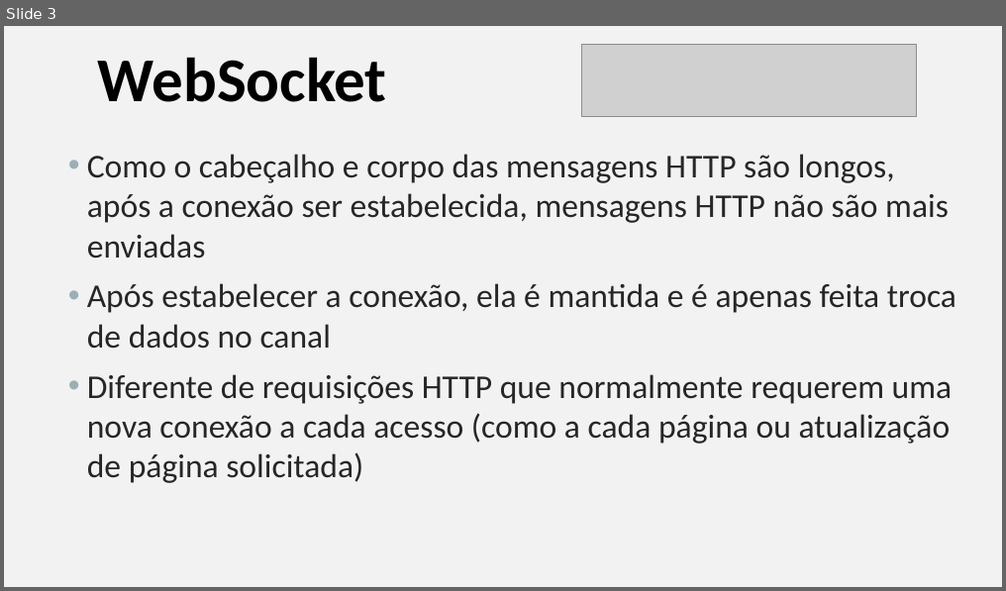
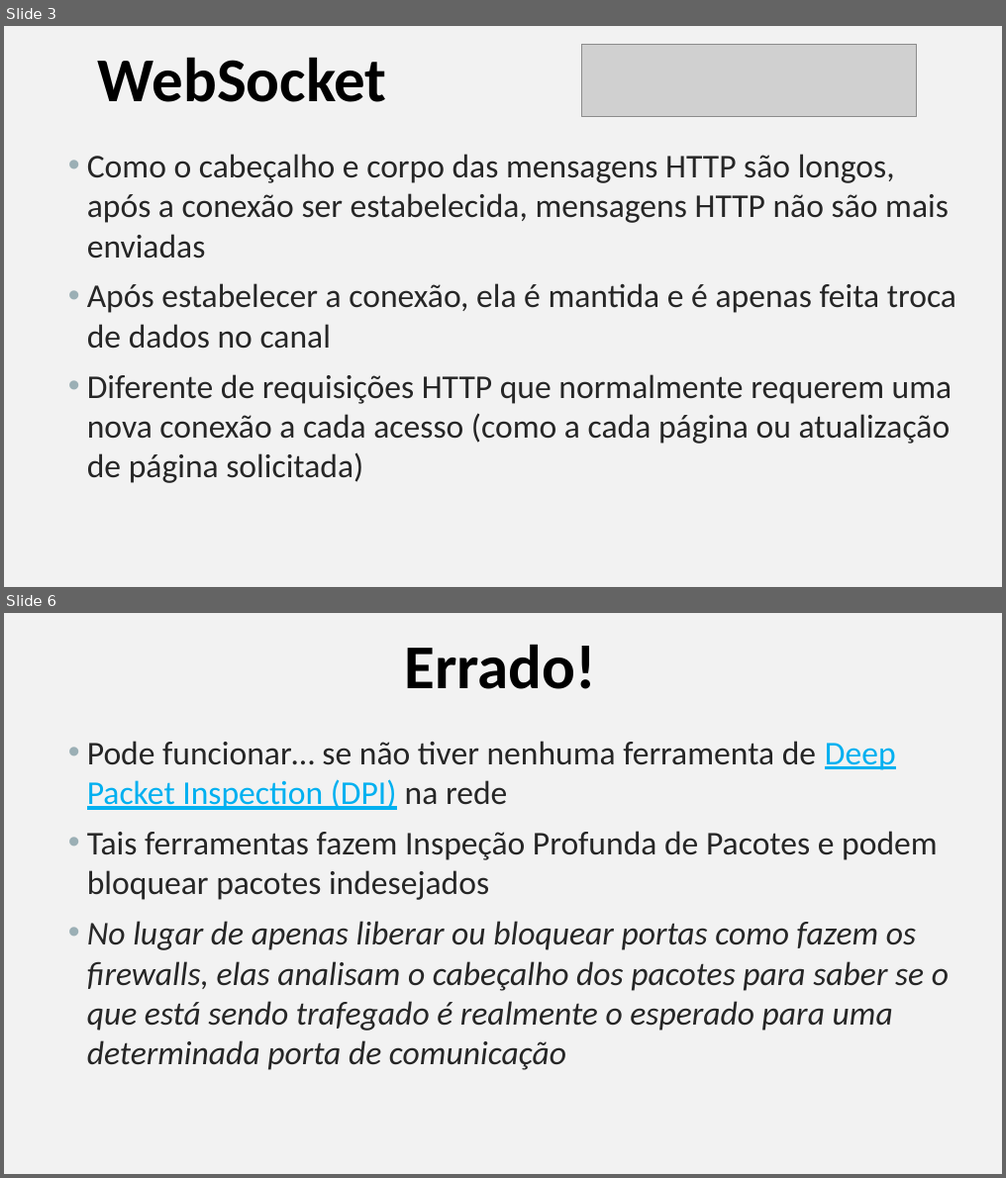
Before and after one commit to manoelcampos/sistemas-distribuidos, a slide deck: projects/02-websocket-chat-nodejs/websocket.pptx. Shown one above the other, each under a label of ours: slide 3 before the commit, slides 3 and 6 after it; the slides between them are not shown. The pictures are 1006x591 and 1006x1178 pixels, drawn with LibreOffice and Linux fonts; fonts in the diff are those of the drawing; grey boxes stand for pictures. Boxes give left, top, right and bottom in pixels: in the first picture for what was removed or moved away, otherwise in the second. Text is boxed around its words. In the diff, an @@ line names an element or a change of style, - is before the commit and + after.

Commit message:
Atualiza apresentação de WebSocket
- Mostra que ser amigável a firewalls não
  é apenas uma questão de usar a porta 80
- Fala sobre ferramentas de Deep Packet Inspection

```diff
--- a/projects/02-websocket-chat-nodejs/websocket.pptx
+++ b/projects/02-websocket-chat-nodejs/websocket.pptx
@@ slide 6 added at box(4, 613, 1002, 1174), background #F2F2F2 @@
@@ text added at box(404, 644, 595, 689), 60 pt, text #000000, bold @@
+Errado!
@@ text added at box(87, 741, 948, 1070), 32 pt, text #262626, italic @@
+• Pode funcionar… se não tiver nenhuma ferramenta de Deep Packet Inspection (DPI) na rede
+• Tais ferramentas fazem Inspeção Profunda de Pacotes e podem bloquear pacotes indesejados
+• No lugar de apenas liberar ou bloquear portas como fazem os firewalls, elas analisam o cabeçalho dos pacotes para saber se o que está sendo trafegado é realmente o esperado para uma determinada porta de comunicação
```
Also in this commit, not shown: 1 slide changed, 3 other slides added.
